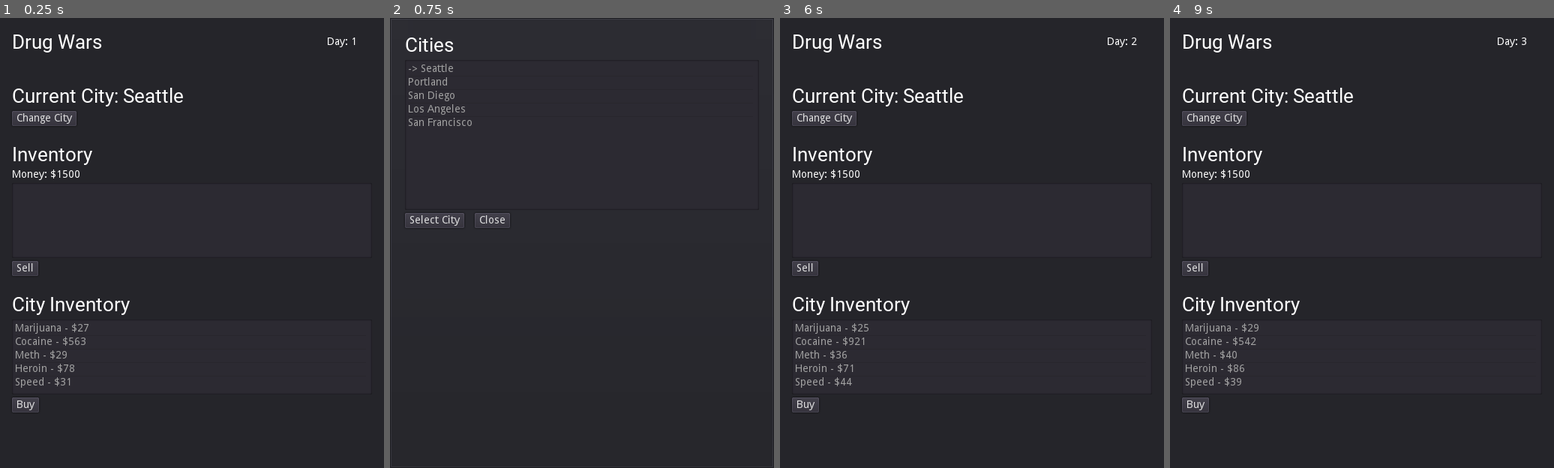
Above: before the commit, frames 1-4 (left to right).
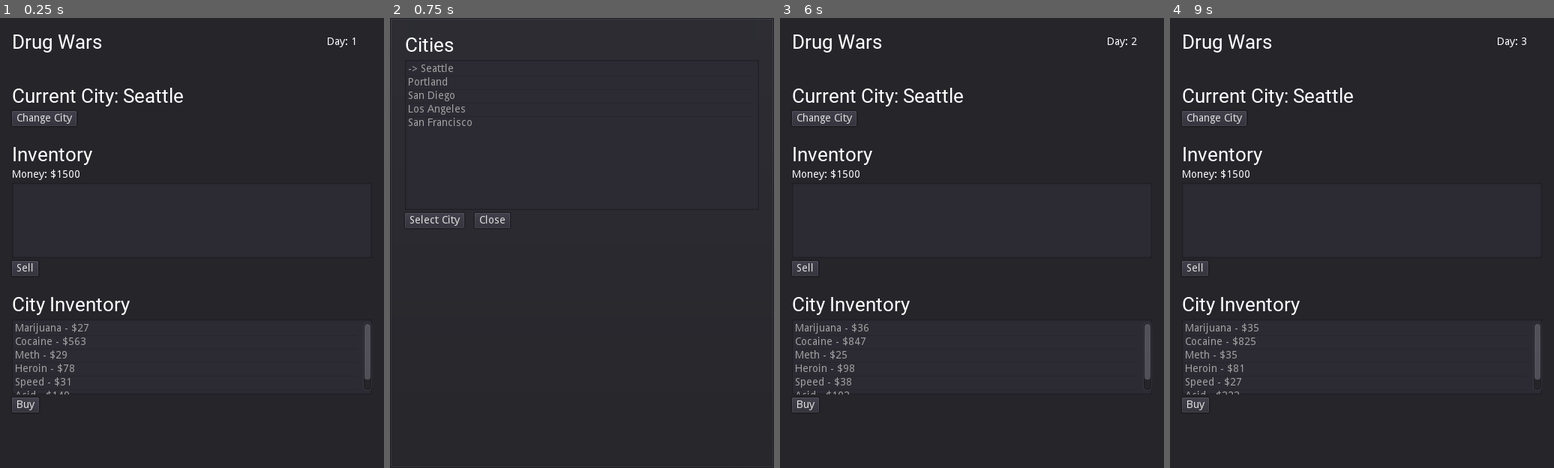
Above: after the commit, the same moments.

Repository: majormunky/GodotDrugWars
Game: Godot game, scene res://Main.tscn
Same seed, same stepped clock (60 frames per second), same inputs: the game is played once before the commit and once after it.
Inputs:
- Up to frame 1 (0.25 s): no input
- Up to frame 2 (0.75 s): click "Change City" at 0.5 s
- Up to frame 3 (6 s): click "Sell" at 1.25 s; click "Buy" at 2 s; click "Select City" at 2.75 s; click "Change City" at 3.5 s; click "Sell" at 4.25 s; click "Buy" at 5 s; click "Select City" at 5.75 s
- Up to frame 4 (9 s): click "Change City" at 6.5 s; click "Sell" at 7.25 s; click "Buy" at 8 s; click "Select City" at 8.75 s

The runs differ from the first frame. In frame 1, 0.2% of the frame differs, in the area x 4-97%, y 68-84%; in frame 2, nothing differs; in frame 3, 0.3%; in frame 4, 0.3%.

Commit message:
Added a new drug (acid)

Diff:
--- a/Main.gd
+++ b/Main.gd
@@ -16,6 +16,7 @@
 	{"name": "Meth", "min_price": 10, "max_price": 45},
 	{"name": "Heroin", "min_price": 50, "max_price": 100},
 	{"name": "Speed", "min_price": 25, "max_price": 45},
+	{"name": "Acid", "min_price": 40, "max_price": 250},
 ]
 
 var current_day = 1
